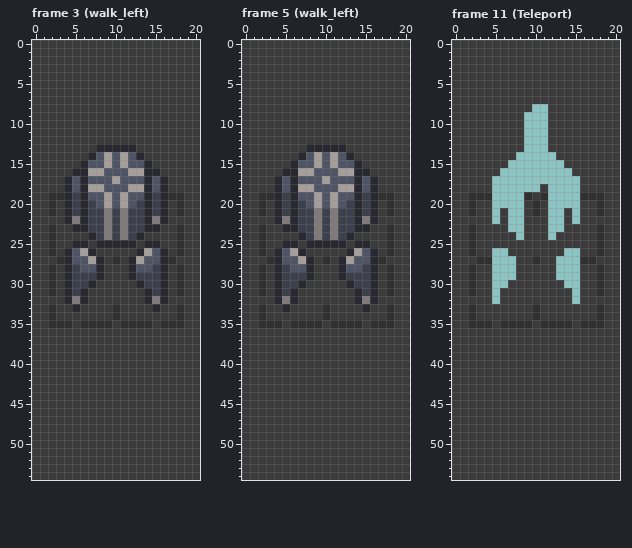
Two states of a pixel-art file, Assets/Resources/Textures/Player/player.ase. The picture above is the old version.
21x55 pixels, 16 frames. Shown: frame 3 (walk_left), frame 5 (walk_left), frame 11 (Teleport). The commit also changed other frames, which this record leaves out.
Once edited:
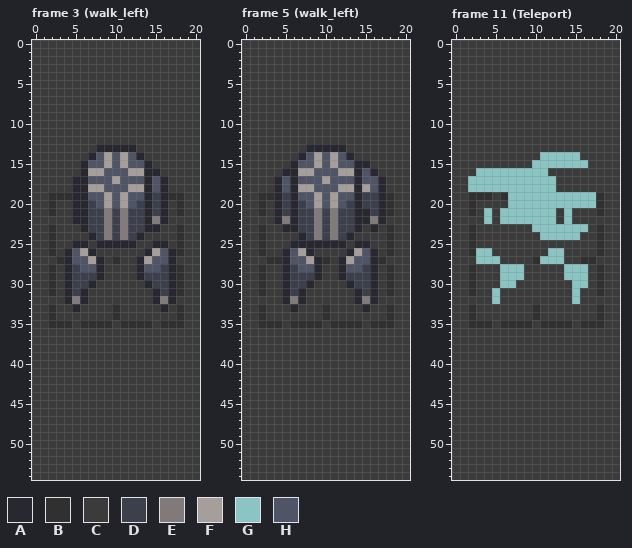
Palette (. is transparent): A #282830  B #303030  C #3b3b3b  D #3c3f4c  E #807b7a  F #a69e9a  G #8ac4c3  H #4f5567
Changes in this commit:
layer "Layer 3" now hidden
layer "Layer 3 #2" now hidden
layer "Layer 3 #3" now hidden
layer "Layer 4" added
Frame 3 (walk_left), layers "Leg bottomleft", "Leg topright":
y 16: x 5 A -> C
y 17..18: x 4..5 AH -> CA
y 19: x 4..5 AD -> BA
y 20..21: x 4..5 AD -> CA
y 22: x 4..5 AE -> CA
y 23: x 5 A -> C
y 25: x 14 A -> C; x 16 C -> A
y 26: x 13..17 AFHAC -> CAFHA
y 27: x 12..14 AFH -> CAF; x 16..17 AB -> HA
y 28: x 12..13 AH -> CA; x 15..17 DAC -> HDA
y 29: x 12..13 AD -> CA; x 16..17 AC -> DA
y 30: x 13..14 AD -> CA; x 16..17 AC -> DA
y 31: x 14..17 ADAC -> CADA
y 32: x 14..17 AEAC -> CAEA
y 33: x 15..16 AC -> CA
Frame 5 (walk_left), layers "Leg bottomright", "Leg topleft":
y 15: x 15 C -> A
y 16: x 15..16 AC -> HA
y 17: x 16..17 AC -> HA
y 18: x 15..17 HAC -> FHA
y 19: x 16..17 AB -> DA
y 20: x 16..17 AC -> DA
y 21: x 15..17 DAC -> ADA
y 22: x 15..17 EAC -> AEA
y 23: x 15..16 AC -> CA
y 25: x 5 A -> C; x 7 C -> A
y 26: x 4..8 AHFAC -> CAHFA
y 27: x 4..5 AH -> BA; x 7..9 FAC -> HFA
y 28: x 4..6 ADH -> CAD; x 8..9 AC -> HA
y 29: x 4..5 AD -> CA; x 8..9 AC -> DA
y 30: x 4..5 AD -> CA; x 7..8 AC -> DA
y 31: x 4..7 ADAC -> CADA
y 32: x 4..7 AEAC -> CAEA
y 33: x 5..6 AC -> CA
Frame 11 (Teleport):
y 8: x 10..11 GG -> CC
y 9..13: x 9..11 GGG -> CCC
y 14: x 8..10 GGG -> CCC; x 13..15 CCC -> GGG
y 15: x 7..9 GGG -> CCC; x 14..16 CCC -> GGG
y 16: x 3..5 CCC -> GGG; x 12..14 GGG -> CCC
y 17: x 2..4 CCC -> GGG; x 13..15 GGG -> CCC
y 18: x 2..4 CCC -> GGG; x 11 C -> G; x 13..15 GGG -> CCC
y 19: x 5..6 GG -> CB; x 9..11 BCB -> GGG; x 16..17 BB -> GG
y 20: x 5..6 GG -> CC; x 9..11 CBC -> GGG; x 16..17 CC -> GG
y 21: x 4..6 CGC -> GCG; x 9..11 CBC -> GGG; x 13..15 GCG -> CGC
y 22: x 4..6 CGC -> GCG; x 9..11 CCC -> GGG; x 13..15 GCG -> CGC
y 23: x 7..8 GG -> CC; x 10..11 CC -> GG; x 14..16 CCC -> GGG
y 24: x 8 G -> C; x 11 C -> G; x 13..15 CCC -> GGG
y 26: x 3..6 CCGG -> GGCC; x 12..15 CCGG -> GGCC
y 27: x 3..4 BB -> GG; x 6..7 GG -> CC; x 11..12 CC -> GG; x 14..15 GG -> CC
y 28..29: x 5 G -> C; x 8 C -> G; x 13 G -> C; x 16 C -> G
y 30: x 5 G -> C; x 7 C -> G; x 14 G -> C; x 16 C -> G
Pixel boxes of the changes (left, top, right, bottom) in both pictures:
changed: (64, 168, 80, 232)
changed: (128, 240, 176, 312)
changed: (362, 160, 386, 232)
changed: (274, 240, 322, 312)
changed: (468, 104, 596, 288)
